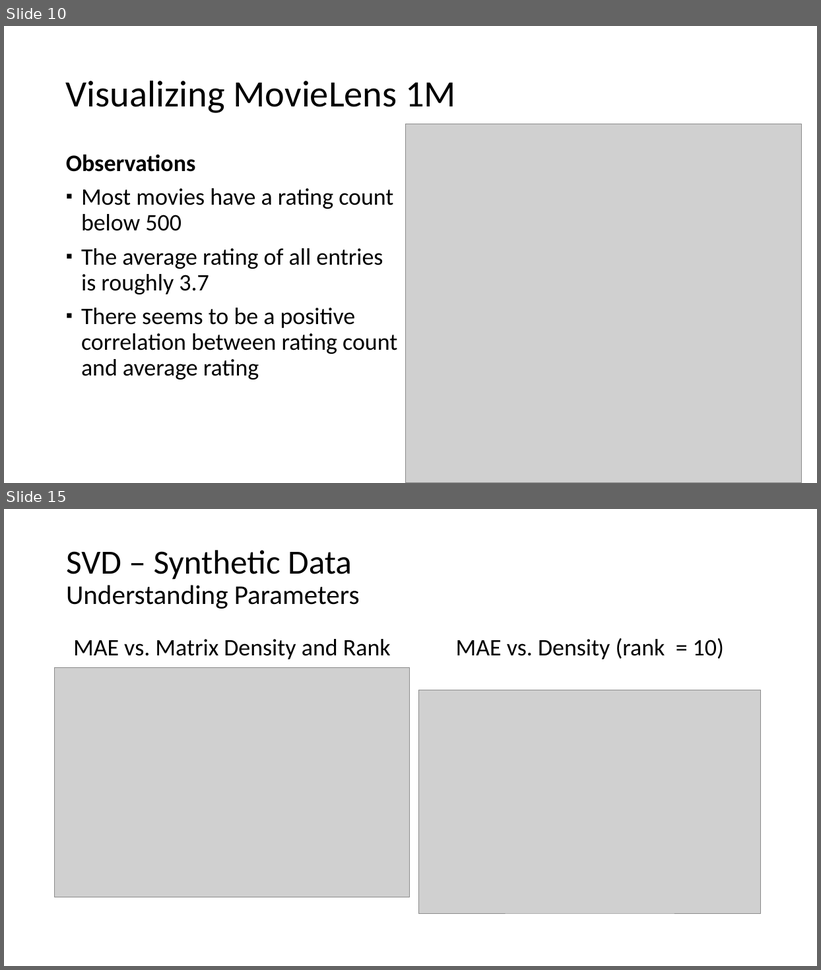
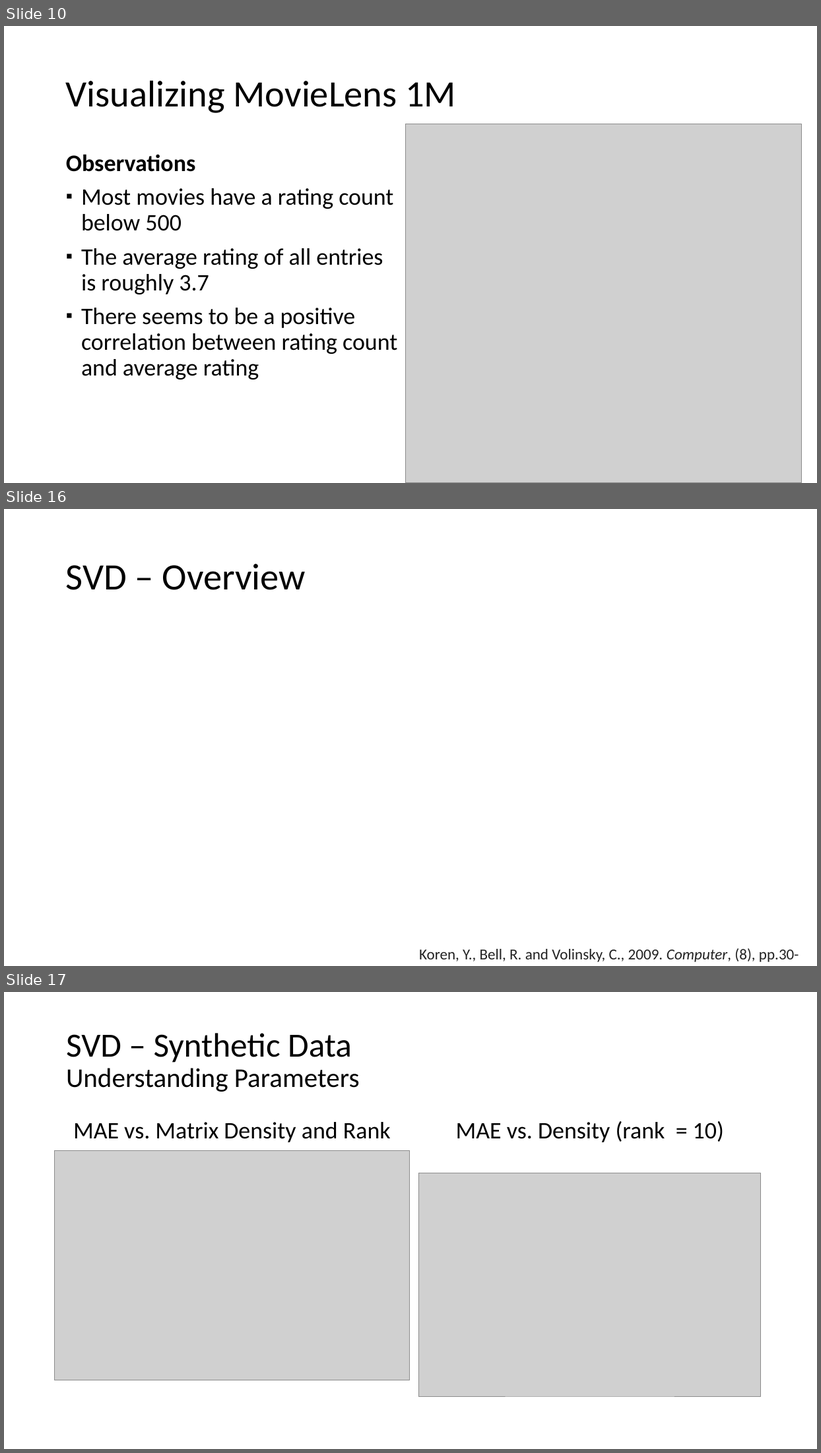
Before and after one commit to usef-kh/MovieLens-Recommendation-System, a slide deck: Understanding Recommendation Systems_Marco.pptx. Shown one above the other, each under a label of ours: slides 10 and 15 before the commit, slides 10, 16 and 17 after it; the slides between them are not shown. The pictures are 821x970 and 821x1453 pixels, drawn with LibreOffice and Linux fonts; fonts in the diff are those of the drawing; grey boxes stand for pictures. Boxes give left, top, right and bottom in pixels: in the first picture for what was removed or moved away, otherwise in the second. Text is boxed around its words. In the diff, an @@ line names an element or a change of style, - is before the commit and + after.

```diff
--- a/Understanding Recommendation Systems_Marco.pptx
+++ b/Understanding Recommendation Systems_Marco.pptx
@@ slide 16 added at (4, 509, 817, 966), background #FFFFFF @@
@@ title added at (66, 564, 306, 590), 44 pt, text #000000 @@
+SVD – Overview
@@ text added at (419, 949, 799, 962), 18 pt, text #222222 @@
+Koren, Y., Bell, R. and Volinsky, C., 2009. Computer, (8), pp.30-37
@@ what was slide 15 is now slide 17 @@
```
Also in this commit, not shown: 14 slides changed, 5 other slides added, 3 slides removed, 2 other files.
